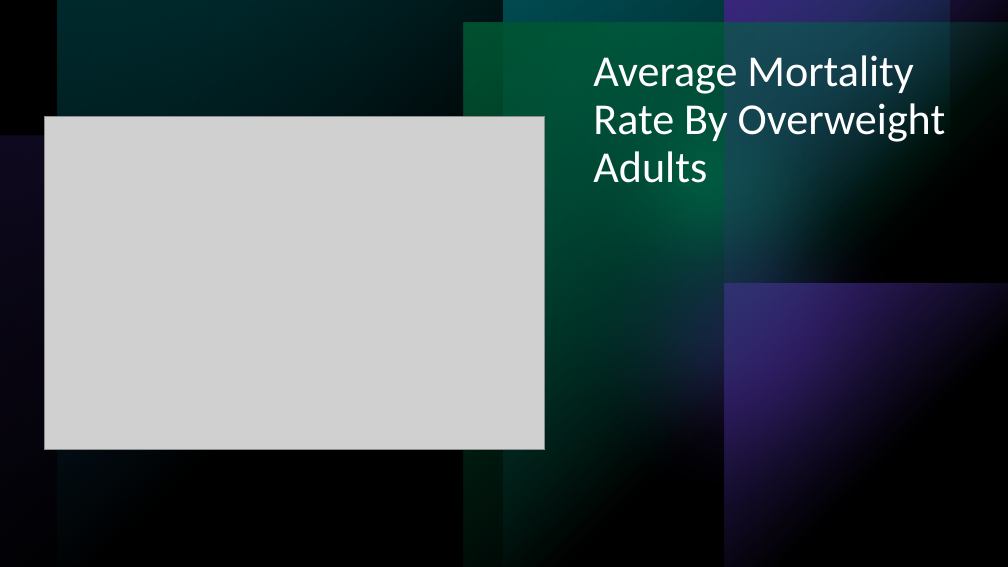
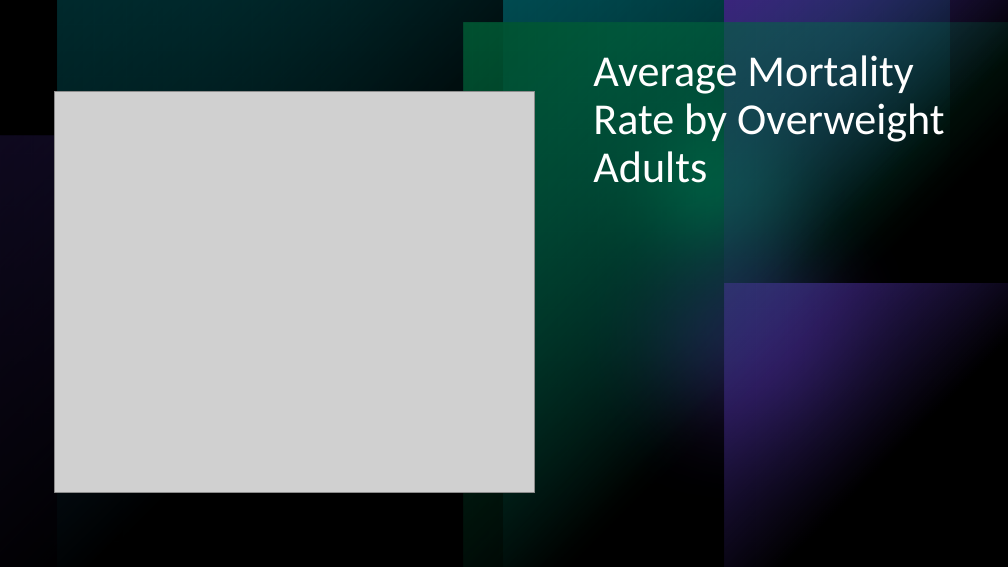
Before and after one commit to ralphy32/project_1, a slide deck: slide 20 of Project 1.pptx (slide 14 before the commit). Drawn at 1008x567 pixels with LibreOffice and Linux fonts; fonts in the diff are those of the drawing; grey boxes stand for pictures. Boxes give left, top, right and bottom in pixels: in the first picture for what was removed or moved away, otherwise in the second. Text is boxed around its words. In the diff, an @@ line names an element or a change of style, - is before the commit and + after.

```diff
--- a/Project 1.pptx
+++ b/Project 1.pptx
@@ title at <box>593,55,945,183</box>: text changed @@
-Average Mortality Rate By Overweight Adults
+Average Mortality Rate by Overweight Adults
@@ picture: place and size @@
-picture at <box>45,116,545,450</box>
+picture at <box>55,91,535,493</box>
```
Also in this commit, not shown: 11 other slides changed, 12 slides added, 4 slides removed.
